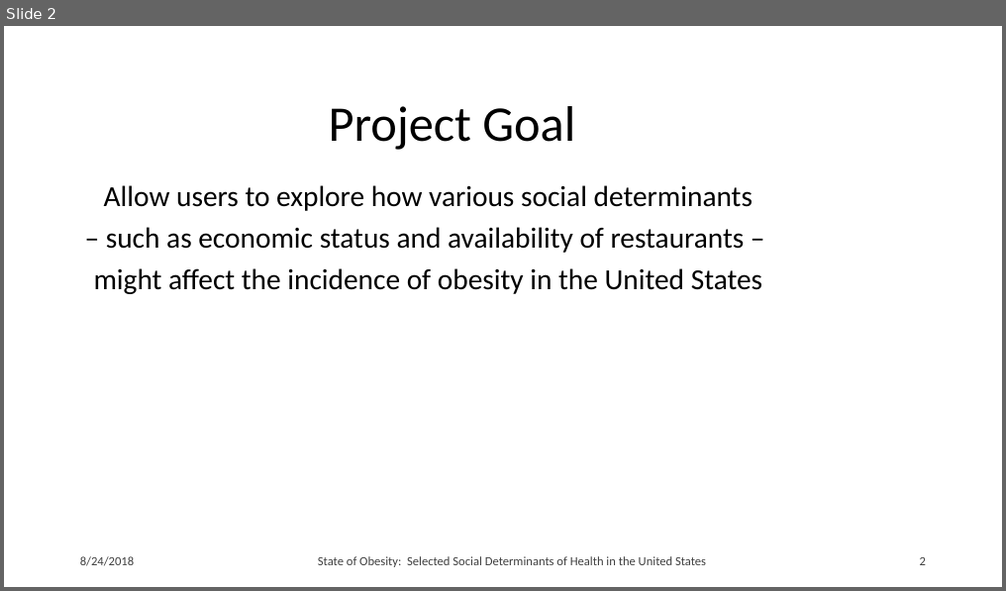
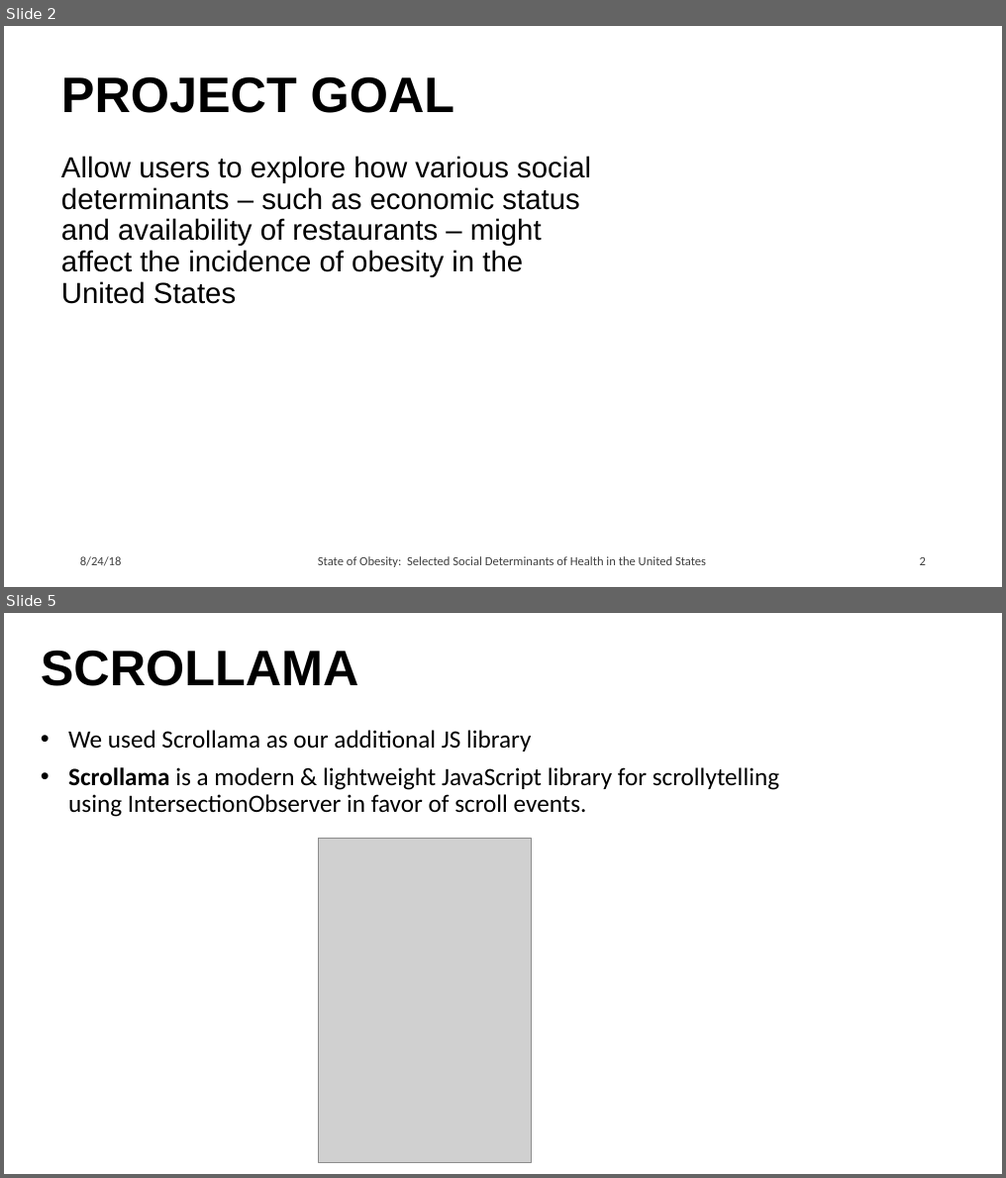
Before and after one commit to erincullen5/project_two, a slide deck: Sassy Stingrays.pptx. Shown one above the other, each under a label of ours: slide 2 before the commit, slides 2 and 5 after it; the slides between them are not shown. The pictures are 1006x591 and 1006x1178 pixels, drawn with LibreOffice and Linux fonts; fonts in the diff are those of the drawing; grey boxes stand for pictures; background and template pictures are left out. Boxes give left, top, right and bottom in pixels: in the first picture for what was removed or moved away, otherwise in the second. Text is boxed around its words. In the diff, an @@ line names an element or a change of style, - is before the commit and + after.

```diff
--- a/Sassy Stingrays.pptx
+++ b/Sassy Stingrays.pptx
@@ slide 5 added at <box>4,613,1002,1174</box>, background picture (left out) @@
@@ title added at <box>41,650,359,686</box>, 48 pt, text #000000, bold @@
+SCROLLAMA
@@ subtitle added at <box>68,730,779,817</box>, 24 pt, text #000000 @@
+• We used Scrollama as our additional JS library
+• Scrollama is a modern & lightweight JavaScript library for scrollytelling using IntersectionObserver in favor of scroll events.
@@ picture added at <box>319,838,531,1163</box> @@
@@ slide 2 changed as well @@
@@ title at <box>61,76,454,113</box>: text changed; font Calibri to Arial; bold on @@
-Project Goal
+PROJECT GOAL
@@ subtitle at <box>61,156,591,304</box>: text changed; font Calibri to Arial @@
-Allow users to explore how various social determinants
-– such as economic status and availability of restaurants –
-might affect the incidence of obesity in the United States
+Allow users to explore how various social determinants – such as economic status and availability of restaurants – might affect the incidence of obesity in the United States
@@ text at <box>80,557,122,567</box>: text changed @@
-8/24/2018
+8/24/18
```
Also in this commit, not shown: 1 other slide changed, 4 other slides added, 1 other file.
